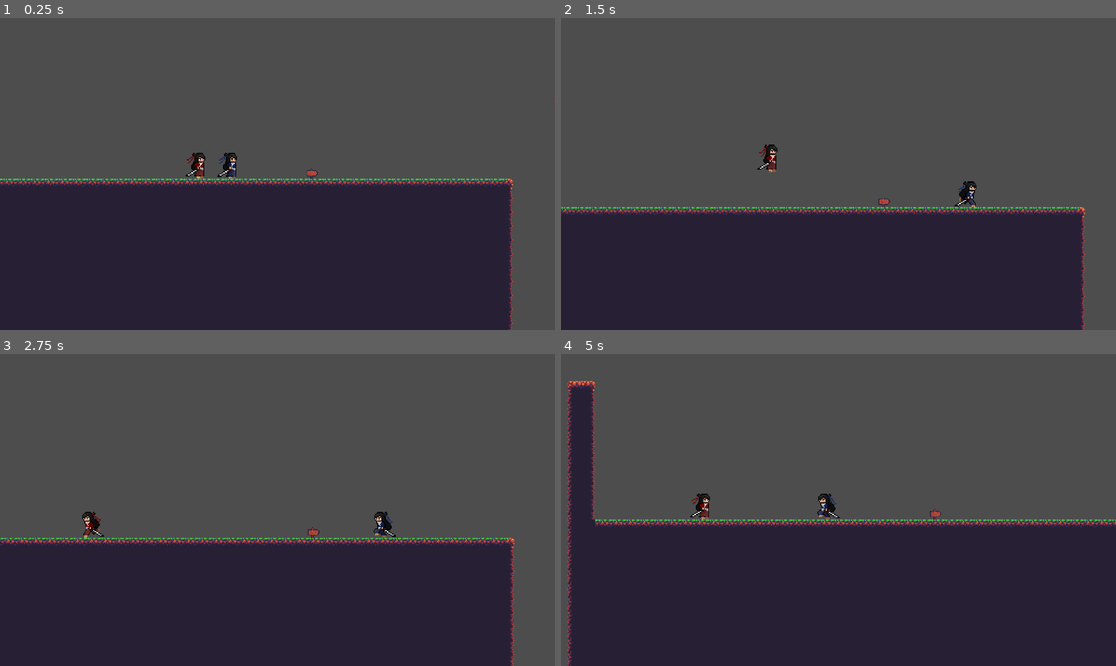
Above: before the commit, frames 1-4 (two rows, left to right).
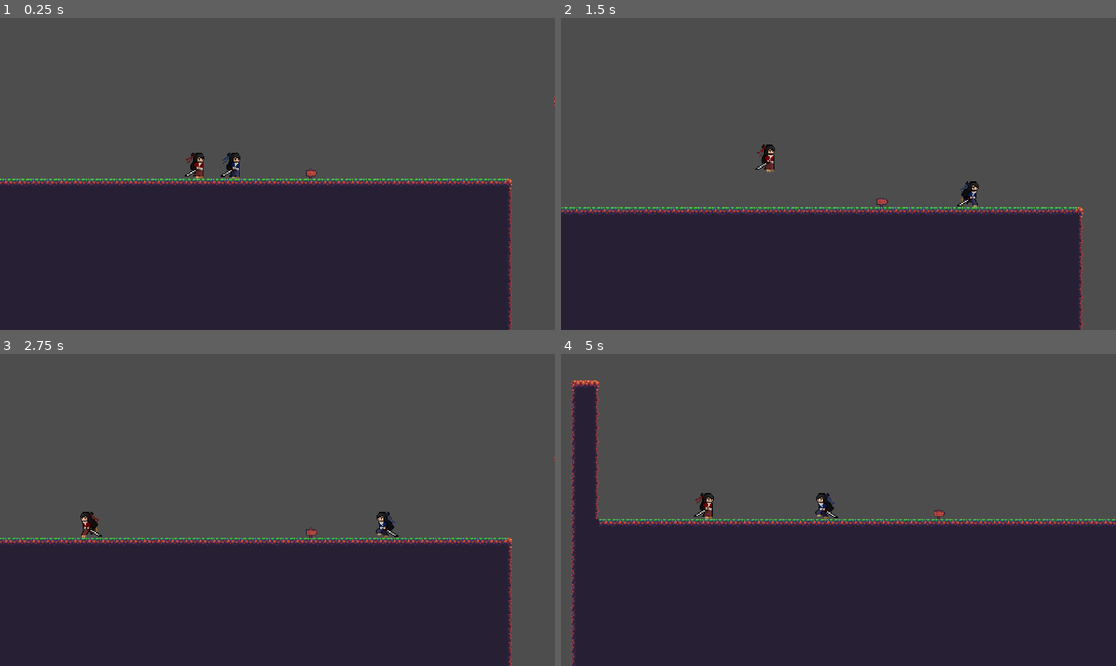
Above: after the commit, the same moments.

Repository: frema89/Shinto-Showdown
Game: Godot game, scene res://Level1.tscn
Same seed, same stepped clock (60 frames per second), same inputs: the game is played once before the commit and once after it.
Inputs:
- Up to frame 1 (0.25 s): no input
- Up to frame 2 (1.5 s): hold K (AttackP2) 0.53-1.28 s; hold D (rightP1) from 0.53 s (still down); tap I (JumpP2) at 0.77 s; tap B (DashP2) at 0.8, 1.35 s
- Up to frame 3 (2.75 s): tap I (JumpP2) at 1.52 s; tap J (LeftP2) at 1.55 s; release D (rightP1) at 2.03 s; hold A (leftP1) from 2.03 s (still down); hold J (LeftP2) from 2.03 s (still down); tap L (RightP2) at 2.3 s
- Up to frame 4 (5 s): release A (leftP1) at 2.78 s; release J (LeftP2) at 2.78 s; hold D (rightP1) 2.78-4.28 s; tap L (RightP2) at 2.85 s; tap I (JumpP2) at 3.02, 3.77, 4.52 s; tap S (attackP1) at 3.05 s; hold S (attackP1) 3.53-4.28 s; tap Shift (dashP1) at 3.8, 4.35 s; hold A (leftP1) from 4.28 s (still down); tap K (AttackP2) at 4.55 s

The runs differ from the first frame. In frame 1, 1.8% of the frame differs, in the area x 0-100%, y 25-100%; in frame 2, 2.1%; in frame 3, 2.1%; in frame 4, 3.5%, in the area x 1-100%, y 8-100%.

Commit message:
1.3.2
AAAAAAAAAAAAAAAAAA I HATE COLLISION HITBOXES

Diff:
--- a/shinto-showdown/P1.gd
+++ b/shinto-showdown/P1.gd
@@ -41,27 +41,26 @@
 		player_sprite.flip_h = true
 
 	if Input.is_action_pressed("dashP1"):
-		if not is_on_floor():
-			if rolltime < 0.8:
+			if rolltime < 0.6:
 				velocity.x = direction * ROLL_BOOST
 				rolltime += delta
-			if rolltime > 0.8:
-				rolltime = 0.8
+			if rolltime > 0.6:
+				rolltime = 0.6
 
 	else:
 		rolltime = 0
-	if Input.is_action_just_pressed("attackP1"):
+
+	if Input.is_action_pressed("attackP1"):
 		get_node("Hurtbox").disabled = false
 
 	else:
 		get_node("Hurtbox").disabled = true
 
 	if Input.is_action_pressed("dashP1"):
-		if not is_on_floor():
-			player_sprite.animation = "Dash"
+		player_sprite.animation = "Dash"
 
-	elif Input.is_action_pressed("attackP1"):
-		player_sprite.animation = "Attack"
+	if Input.is_action_pressed("attackP1"):
+			player_sprite.animation = "attack"
 
 	elif Input.is_action_pressed("jumpP1"):
 		player_sprite.animation = "Jump"
@@ -71,8 +70,10 @@
 
 	else:
 		player_sprite.animation = "Idle"
-	move_and_slide()
 
+	if get_node("../Var").P1hit == true:
+		if get_node("../Var").P2direction:
+			velocity.x = get_node("../Var").P2direction * SPEED
 
 	if position.y > 300:
 		if position.x > 1350:
@@ -87,3 +88,4 @@
 	if get_node("../Var").finish == true:
 		print("Test")
 		get_node("../Var").finish = false
+	move_and_slide()
--- a/shinto-showdown/P2.gd
+++ b/shinto-showdown/P2.gd
@@ -10,7 +10,6 @@
 
 var rolltime = 1
 var jumps = 0
-var coin_count = 0
 
 func _physics_process(delta: float) -> void:
 	# Add the gravity.
@@ -42,26 +41,24 @@
 		player_sprite.flip_h = true
 
 	if Input.is_action_pressed("DashP2"):
-		if not is_on_floor():
-			if rolltime < 0.8:
-				velocity.x = direction * ROLL_BOOST
-				rolltime += delta
-			if rolltime > 0.8:
-				rolltime = 0.8
+		if rolltime < 0.6:
+			velocity.x = direction * ROLL_BOOST
+			rolltime += delta
+		if rolltime > 0.6:
+			rolltime = 0.6
 	else:
 		rolltime = 0
 
-	if Input.is_action_just_pressed("attackP1"):
+	if Input.is_action_pressed("AttackP2"):
 		get_node("Hurtbox").disabled = false
 
 	else:
 		get_node("Hurtbox").disabled = true
 
 	if Input.is_action_pressed("DashP2"):
-		if not is_on_floor():
-			player_sprite.animation = "Dash"
+		player_sprite.animation = "Dash"
 
-	elif Input.is_action_pressed("attackP1"):
+	elif Input.is_action_pressed("AttackP2"):
 		player_sprite.animation = "Attack"
 
 	elif Input.is_action_pressed("JumpP2"):
@@ -73,7 +70,10 @@
 
 	else:
 		player_sprite.animation = "Idle"
-	move_and_slide()
+
+	if get_node("../Var").P2hit == true:
+		if get_node("../Var").P1direction:
+			velocity.x = get_node("../Var").P1direction * SPEED
 
 	if position.y > 300:
 		if position.x > 1350:
@@ -84,3 +84,5 @@
 			position = Vector2(-50, -20)
 		else:
 			position = Vector2(-50, -20)
+
+	move_and_slide()
--- a/shinto-showdown/Player.tscn
+++ b/shinto-showdown/Player.tscn
@@ -5,11 +5,115 @@
 [ext_resource type="Script" uid="uid://4rus5n3lsarf" path="res://hitboxP1.gd" id="2_kne1u"]
 
 [sub_resource type="RectangleShape2D" id="RectangleShape2D_cxr5p"]
-size = Vector2(25, 16)
+size = Vector2(41, 27)
 
 [sub_resource type="RectangleShape2D" id="RectangleShape2D_xhfnw"]
 size = Vector2(11.5, 27.9375)
 
+[sub_resource type="AtlasTexture" id="AtlasTexture_sg6sq"]
+atlas = ExtResource("1_xhfnw")
+region = Rect2(192, 192, 48, 32)
+
+[sub_resource type="AtlasTexture" id="AtlasTexture_h84ma"]
+atlas = ExtResource("1_xhfnw")
+region = Rect2(240, 192, 48, 32)
+
+[sub_resource type="AtlasTexture" id="AtlasTexture_47wu6"]
+atlas = ExtResource("1_xhfnw")
+region = Rect2(288, 192, 48, 32)
+
+[sub_resource type="AtlasTexture" id="AtlasTexture_2n1s8"]
+atlas = ExtResource("1_xhfnw")
+region = Rect2(336, 192, 48, 32)
+
+[sub_resource type="AtlasTexture" id="AtlasTexture_3vjad"]
+atlas = ExtResource("1_xhfnw")
+region = Rect2(384, 192, 48, 32)
+
+[sub_resource type="AtlasTexture" id="AtlasTexture_cgsek"]
+atlas = ExtResource("1_xhfnw")
+region = Rect2(96, 192, 48, 32)
+
+[sub_resource type="AtlasTexture" id="AtlasTexture_0pi4m"]
+atlas = ExtResource("1_xhfnw")
+region = Rect2(144, 192, 48, 32)
+
+[sub_resource type="AtlasTexture" id="AtlasTexture_epypp"]
+atlas = ExtResource("1_xhfnw")
+region = Rect2(0, 0, 48, 32)
+
+[sub_resource type="AtlasTexture" id="AtlasTexture_0hol4"]
+atlas = ExtResource("1_xhfnw")
+region = Rect2(48, 0, 48, 32)
+
+[sub_resource type="AtlasTexture" id="AtlasTexture_q6r6c"]
+atlas = ExtResource("1_xhfnw")
+region = Rect2(96, 0, 48, 32)
+
+[sub_resource type="AtlasTexture" id="AtlasTexture_kdubu"]
+atlas = ExtResource("1_xhfnw")
+region = Rect2(144, 0, 48, 32)
+
+[sub_resource type="AtlasTexture" id="AtlasTexture_3tkgg"]
+atlas = ExtResource("1_xhfnw")
+region = Rect2(96, 96, 48, 32)
+
+[sub_resource type="AtlasTexture" id="AtlasTexture_l6ohk"]
+atlas = ExtResource("1_xhfnw")
+region = Rect2(144, 96, 48, 32)
+
+[sub_resource type="AtlasTexture" id="AtlasTexture_oudfo"]
+atlas = ExtResource("1_xhfnw")
+region = Rect2(192, 96, 48, 32)
+
+[sub_resource type="AtlasTexture" id="AtlasTexture_d6rpx"]
+atlas = ExtResource("1_xhfnw")
+region = Rect2(240, 96, 48, 32)
+
+[sub_resource type="AtlasTexture" id="AtlasTexture_r3kul"]
+atlas = ExtResource("1_xhfnw")
+region = Rect2(288, 96, 48, 32)
+
+[sub_resource type="AtlasTexture" id="AtlasTexture_jatw7"]
+atlas = ExtResource("1_xhfnw")
+region = Rect2(336, 96, 48, 32)
+
+[sub_resource type="AtlasTexture" id="AtlasTexture_rv870"]
+atlas = ExtResource("1_xhfnw")
+region = Rect2(384, 96, 48, 32)
+
+[sub_resource type="AtlasTexture" id="AtlasTexture_xhfnw"]
+atlas = ExtResource("1_xhfnw")
+region = Rect2(0, 64, 48, 32)
+
+[sub_resource type="AtlasTexture" id="AtlasTexture_kpjcp"]
+atlas = ExtResource("1_xhfnw")
+region = Rect2(48, 64, 48, 32)
+
+[sub_resource type="AtlasTexture" id="AtlasTexture_kne1u"]
+atlas = ExtResource("1_xhfnw")
+region = Rect2(96, 64, 48, 32)
+
+[sub_resource type="AtlasTexture" id="AtlasTexture_e80uo"]
+atlas = ExtResource("1_xhfnw")
+region = Rect2(144, 64, 48, 32)
+
+[sub_resource type="AtlasTexture" id="AtlasTexture_cxr5p"]
+atlas = ExtResource("1_xhfnw")
+region = Rect2(192, 64, 48, 32)
+
+[sub_resource type="AtlasTexture" id="AtlasTexture_tdg3f"]
+atlas = ExtResource("1_xhfnw")
+region = Rect2(240, 64, 48, 32)
+
+[sub_resource type="AtlasTexture" id="AtlasTexture_dtqjt"]
+atlas = ExtResource("1_xhfnw")
+region = Rect2(288, 64, 48, 32)
+
+[sub_resource type="AtlasTexture" id="AtlasTexture_5ncpa"]
+atlas = ExtResource("1_xhfnw")
+region = Rect2(336, 64, 48, 32)
+
 [sub_resource type="AtlasTexture" id="AtlasTexture_hp6x6"]
 atlas = ExtResource("1_xhfnw")
 region = Rect2(96, 224, 48, 32)
@@ -29,133 +133,9 @@
 [sub_resource type="AtlasTexture" id="AtlasTexture_vd78s"]
 atlas = ExtResource("1_xhfnw")
 region = Rect2(288, 224, 48, 32)
-
-[sub_resource type="AtlasTexture" id="AtlasTexture_sg6sq"]
-atlas = ExtResource("1_xhfnw")
-region = Rect2(192, 192, 48, 32)
-
-[sub_resource type="AtlasTexture" id="AtlasTexture_h84ma"]
-atlas = ExtResource("1_xhfnw")
-region = Rect2(240, 192, 48, 32)
-
-[sub_resource type="AtlasTexture" id="AtlasTexture_47wu6"]
-atlas = ExtResource("1_xhfnw")
-region = Rect2(288, 192, 48, 32)
-
-[sub_resource type="AtlasTexture" id="AtlasTexture_2n1s8"]
-atlas = ExtResource("1_xhfnw")
-region = Rect2(336, 192, 48, 32)
-
-[sub_resource type="AtlasTexture" id="AtlasTexture_3vjad"]
-atlas = ExtResource("1_xhfnw")
-region = Rect2(384, 192, 48, 32)
-
-[sub_resource type="AtlasTexture" id="AtlasTexture_cgsek"]
-atlas = ExtResource("1_xhfnw")
-region = Rect2(96, 192, 48, 32)
-
-[sub_resource type="AtlasTexture" id="AtlasTexture_0pi4m"]
-atlas = ExtResource("1_xhfnw")
-region = Rect2(144, 192, 48, 32)
-
-[sub_resource type="AtlasTexture" id="AtlasTexture_epypp"]
-atlas = ExtResource("1_xhfnw")
-region = Rect2(0, 0, 48, 32)
-
-[sub_resource type="AtlasTexture" id="AtlasTexture_0hol4"]
-atlas = ExtResource("1_xhfnw")
-region = Rect2(48, 0, 48, 32)
-
-[sub_resource type="AtlasTexture" id="AtlasTexture_q6r6c"]
-atlas = ExtResource("1_xhfnw")
-region = Rect2(96, 0, 48, 32)
-
-[sub_resource type="AtlasTexture" id="AtlasTexture_kdubu"]
-atlas = ExtResource("1_xhfnw")
-region = Rect2(144, 0, 48, 32)
-
-[sub_resource type="AtlasTexture" id="AtlasTexture_3tkgg"]
-atlas = ExtResource("1_xhfnw")
-region = Rect2(96, 96, 48, 32)
-
-[sub_resource type="AtlasTexture" id="AtlasTexture_l6ohk"]
-atlas = ExtResource("1_xhfnw")
-region = Rect2(144, 96, 48, 32)
-
-[sub_resource type="AtlasTexture" id="AtlasTexture_oudfo"]
-atlas = ExtResource("1_xhfnw")
-region = Rect2(192, 96, 48, 32)
-
-[sub_resource type="AtlasTexture" id="AtlasTexture_d6rpx"]
-atlas = ExtResource("1_xhfnw")
-region = Rect2(240, 96, 48, 32)
-
-[sub_resource type="AtlasTexture" id="AtlasTexture_r3kul"]
-atlas = ExtResource("1_xhfnw")
-region = Rect2(288, 96, 48, 32)
-
-[sub_resource type="AtlasTexture" id="AtlasTexture_jatw7"]
-atlas = ExtResource("1_xhfnw")
-region = Rect2(336, 96, 48, 32)
-
-[sub_resource type="AtlasTexture" id="AtlasTexture_rv870"]
-atlas = ExtResource("1_xhfnw")
-region = Rect2(384, 96, 48, 32)
-
-[sub_resource type="AtlasTexture" id="AtlasTexture_xhfnw"]
-atlas = ExtResource("1_xhfnw")
-region = Rect2(0, 64, 48, 32)
-
-[sub_resource type="AtlasTexture" id="AtlasTexture_kpjcp"]
-atlas = ExtResource("1_xhfnw")
-region = Rect2(48, 64, 48, 32)
-
-[sub_resource type="AtlasTexture" id="AtlasTexture_kne1u"]
-atlas = ExtResource("1_xhfnw")
-region = Rect2(96, 64, 48, 32)
-
-[sub_resource type="AtlasTexture" id="AtlasTexture_e80uo"]
-atlas = ExtResource("1_xhfnw")
-region = Rect2(144, 64, 48, 32)
-
-[sub_resource type="AtlasTexture" id="AtlasTexture_cxr5p"]
-atlas = ExtResource("1_xhfnw")
-region = Rect2(192, 64, 48, 32)
-
-[sub_resource type="AtlasTexture" id="AtlasTexture_tdg3f"]
-atlas = ExtResource("1_xhfnw")
-region = Rect2(240, 64, 48, 32)
-
-[sub_resource type="AtlasTexture" id="AtlasTexture_dtqjt"]
-atlas = ExtResource("1_xhfnw")
-region = Rect2(288, 64, 48, 32)
-
-[sub_resource type="AtlasTexture" id="AtlasTexture_5ncpa"]
-atlas = ExtResource("1_xhfnw")
-region = Rect2(336, 64, 48, 32)
 
 [sub_resource type="SpriteFrames" id="SpriteFrames_hqns4"]
 animations = [{
-"frames": [{
-"duration": 1.0,
-"texture": SubResource("AtlasTexture_hp6x6")
-}, {
-"duration": 1.0,
-"texture": SubResource("AtlasTexture_efikj")
-}, {
-"duration": 1.0,
-"texture": SubResource("AtlasTexture_itxgx")
-}, {
-"duration": 1.0,
-"texture": SubResource("AtlasTexture_yt0h1")
-}, {
-"duration": 1.0,
-"texture": SubResource("AtlasTexture_vd78s")
-}],
-"loop": true,
-"name": &"Attack",
-"speed": 5.0
-}, {
 "frames": [{
 "duration": 1.0,
 "texture": SubResource("AtlasTexture_sg6sq")
@@ -259,6 +239,26 @@
 "loop": true,
 "name": &"Run",
 "speed": 5.0
+}, {
+"frames": [{
+"duration": 1.0,
+"texture": SubResource("AtlasTexture_hp6x6")
+}, {
+"duration": 1.0,
+"texture": SubResource("AtlasTexture_efikj")
+}, {
+"duration": 1.0,
+"texture": SubResource("AtlasTexture_itxgx")
+}, {
+"duration": 1.0,
+"texture": SubResource("AtlasTexture_yt0h1")
+}, {
+"duration": 1.0,
+"texture": SubResource("AtlasTexture_vd78s")
+}],
+"loop": true,
+"name": &"attack",
+"speed": 5.0
 }]
 
 [node name="CharacterBody2D" type="CharacterBody2D" unique_id=994868188]
@@ -266,7 +266,7 @@
 script = ExtResource("1_kne1u")
 
 [node name="Hurtbox" type="CollisionShape2D" parent="." unique_id=125112548]
-position = Vector2(18, 1)
+position = Vector2(14.5, 0.5)
 shape = SubResource("RectangleShape2D_cxr5p")
 
 [node name="CollisionShape2D" type="CollisionShape2D" parent="." unique_id=1031121288]
@@ -283,7 +283,7 @@
 position = Vector2(7, -6)
 scale = Vector2(1, 1.25)
 sprite_frames = SubResource("SpriteFrames_hqns4")
-animation = &"Attack"
+animation = &"attack"
 autoplay = "Idle"
 
 [connection signal="area_entered" from="Hitbox" to="Hitbox" method="_on_area_entered"]
--- a/shinto-showdown/Player2.tscn
+++ b/shinto-showdown/Player2.tscn
@@ -5,7 +5,7 @@
 [ext_resource type="Script" uid="uid://chr0o5ol6q40p" path="res://hitboxP2.gd" id="2_g3ar4"]
 
 [sub_resource type="RectangleShape2D" id="RectangleShape2D_eyttc"]
-size = Vector2(25, 20)
+size = Vector2(42, 23)
 
 [sub_resource type="RectangleShape2D" id="RectangleShape2D_g3ar4"]
 size = Vector2(11.5625, 28)
@@ -252,7 +252,7 @@
 script = ExtResource("1_mjxxk")
 
 [node name="Hurtbox" type="CollisionShape2D" parent="." unique_id=284512815]
-position = Vector2(18.5, 0)
+position = Vector2(15, 2.5)
 shape = SubResource("RectangleShape2D_eyttc")
 
 [node name="CollisionShape2D" type="CollisionShape2D" parent="." unique_id=1136968532]
--- a/shinto-showdown/Var.gd
+++ b/shinto-showdown/Var.gd
@@ -3,3 +3,5 @@
 var finish = false
 var P1hit = false
 var P2hit = false
+var P1direction = Input.get_axis("leftP1", "rightP1")
+var P2direction = Input.get_axis("LeftP2", "RightP2")
--- a/shinto-showdown/hitboxP1.gd
+++ b/shinto-showdown/hitboxP1.gd
@@ -2,3 +2,4 @@
 
 func _on_area_entered(area: Area2D) -> void:
 	get_node("../../Var").P1hit = true
+	print("done")
--- a/shinto-showdown/hitboxP2.gd
+++ b/shinto-showdown/hitboxP2.gd
@@ -1,4 +1,6 @@
 extends Area2D
 
+
 func _on_area_entered(area: Area2D) -> void:
-	get_node("../../Var").P2hit = true
+		get_node("../../Var").P2hit = true
+		print("done")
